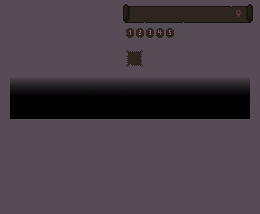
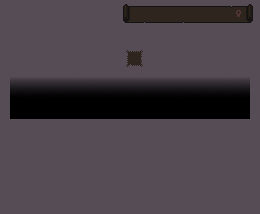
Before/after of a 260x214 layered artwork. What changed in the layer stack:
removed group "Item Amount" (5 layers) over [126, 28, 174, 38]
removed layer "InventoryItemAmount1.png" from group "Item Amount" over [126, 28, 134, 38]
removed layer "InventoryItemAmount2.png" from group "Item Amount" over [136, 28, 144, 38]
removed layer "InventoryItemAmount3.png" from group "Item Amount" over [146, 28, 154, 38]
removed layer "InventoryItemAmount4.png" from group "Item Amount" over [156, 28, 164, 38]
removed layer "InventoryItemAmount5.png" from group "Item Amount" over [166, 28, 174, 38]
